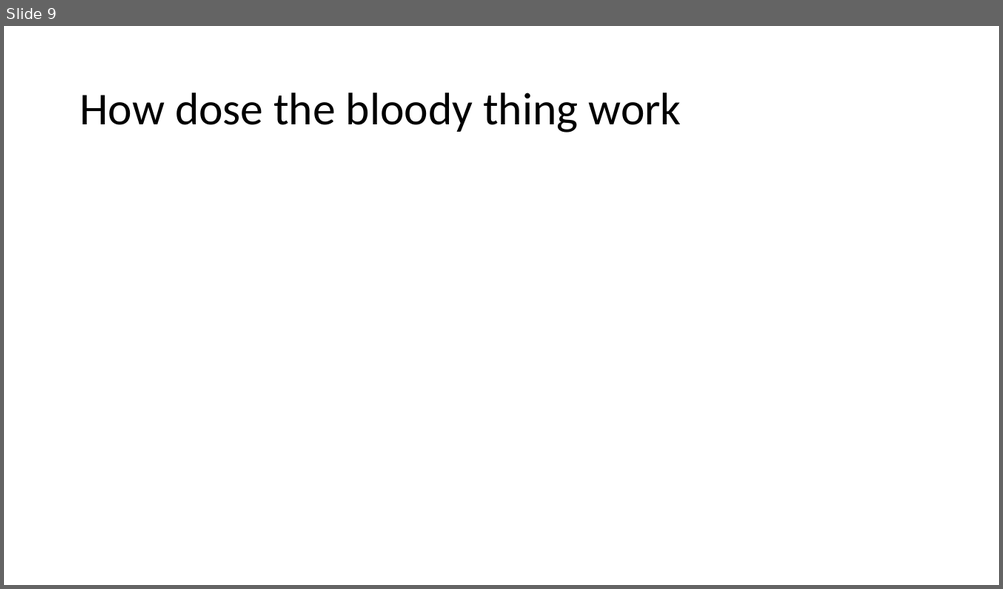
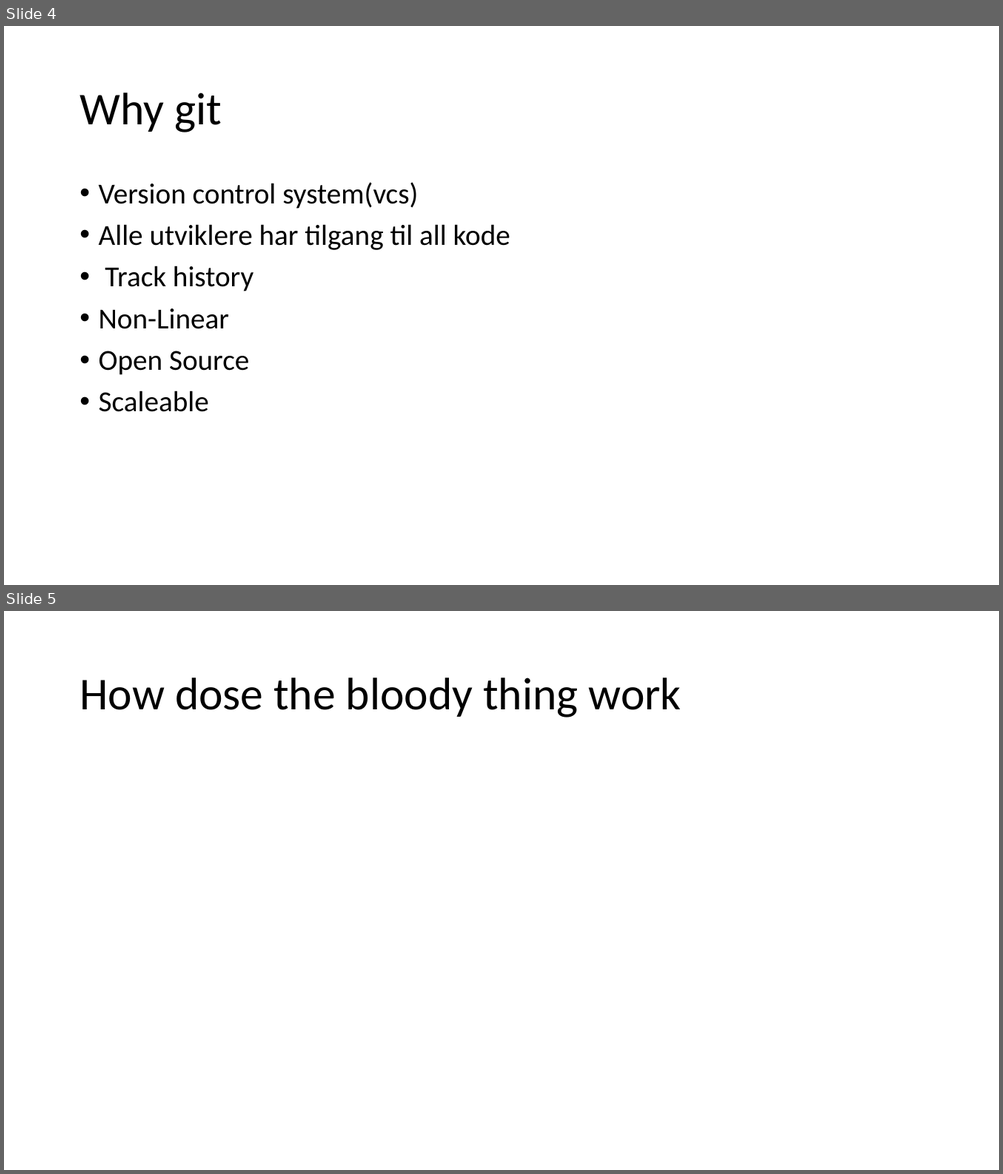
Before and after one commit to ToreAndreAsheim/tech-thursday, a slide deck: 2020-09-03 Git og Github/Git.pptx. Shown one above the other, each under a label of ours: slide 9 before the commit, slides 4 and 5 after it. The pictures are 1003x589 and 1003x1174 pixels, drawn with LibreOffice and Linux fonts; fonts in the diff are those of the drawing. Boxes give left, top, right and bottom in pixels: in the first picture for what was removed or moved away, otherwise in the second. Text is boxed around its words. In the diff, an @@ line names an element or a change of style, - is before the commit and + after.

```diff
--- a/2020-09-03 Git og Github/Git.pptx
+++ b/2020-09-03 Git og Github/Git.pptx
@@ slide 4 added at (4, 26, 999, 585), background #FFFFFF @@
@@ title added at (79, 93, 222, 133), 44 pt, text #000000 @@
+Why git
@@ text added at (99, 182, 510, 412), 28 pt, text #000000 @@
+• Version control system(vcs)
+• Alle utviklere har tilgang til all kode
+• Track history
+• Non-Linear
+• Open Source
+• Scaleable
@@ what was slide 9 is now slide 5 @@
```
Also in this commit, not shown: 5 slides changed, 9 other slides added, 2 slides removed.
